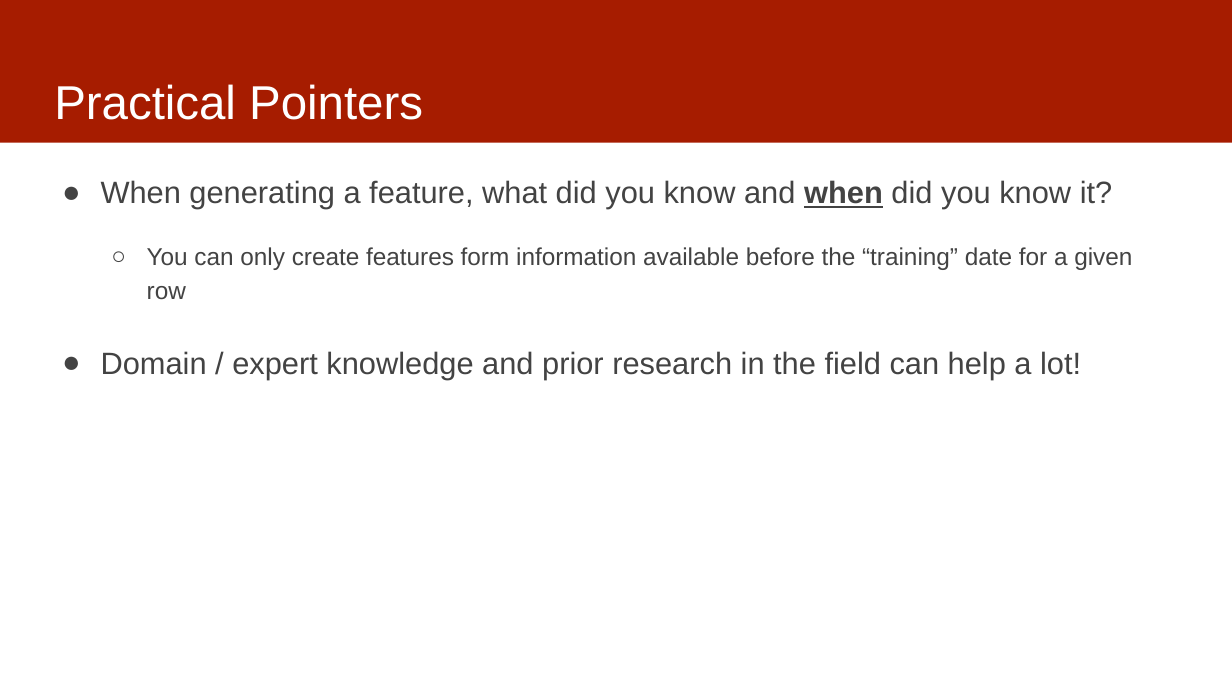
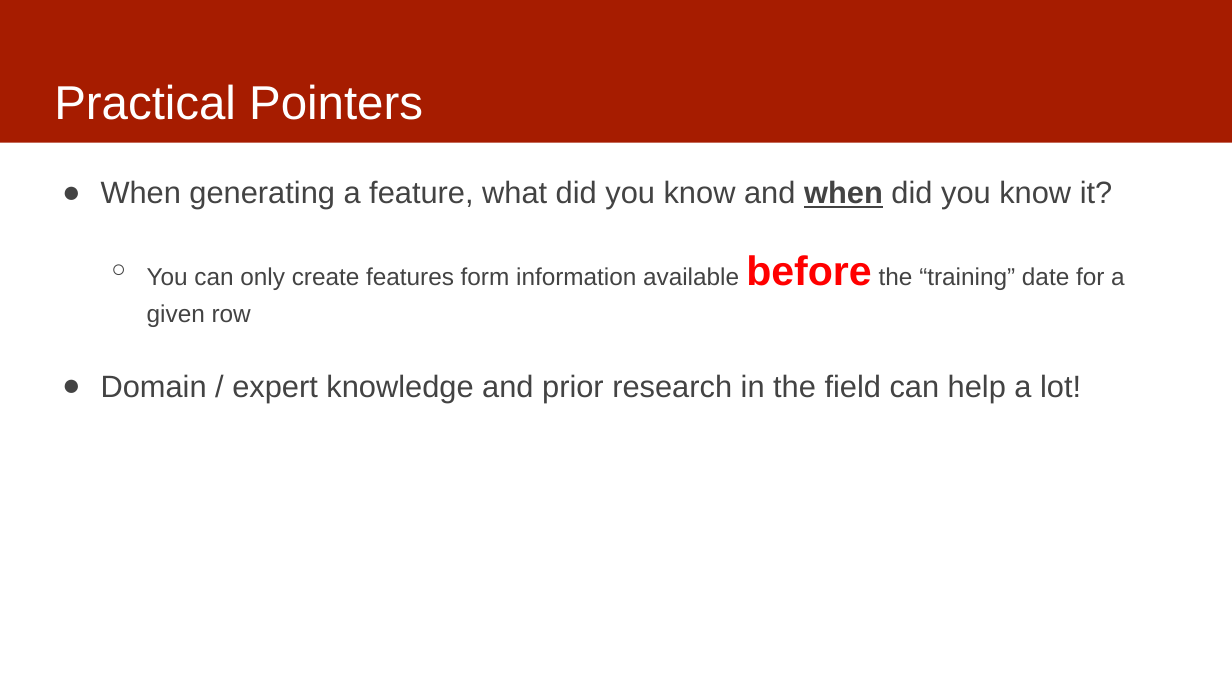
Before and after one commit to dssg/mlforpublicpolicylab, a slide deck: slide 4 of 05 - Features/features-and-imputation.pptx. Drawn at 1232x693 pixels with LibreOffice and Linux fonts; fonts in the diff are those of the drawing. Boxes give left, top, right and bottom in pixels: in the first picture for what was removed or moved away, otherwise in the second. Text is boxed around its words. In the diff, an @@ line names an element or a change of style, - is before the commit and + after.

Commit message:
updated features

```diff
--- a/05 - Features/features-and-imputation.pptx
+++ b/05 - Features/features-and-imputation.pptx
@@ text at box(147, 255, 1125, 327): size 19 to 32 pt, text colour #434343 to #FF0000, bold on in "before" @@
```
Also in this commit, not shown: 4 other slides changed, 1 slide added.
